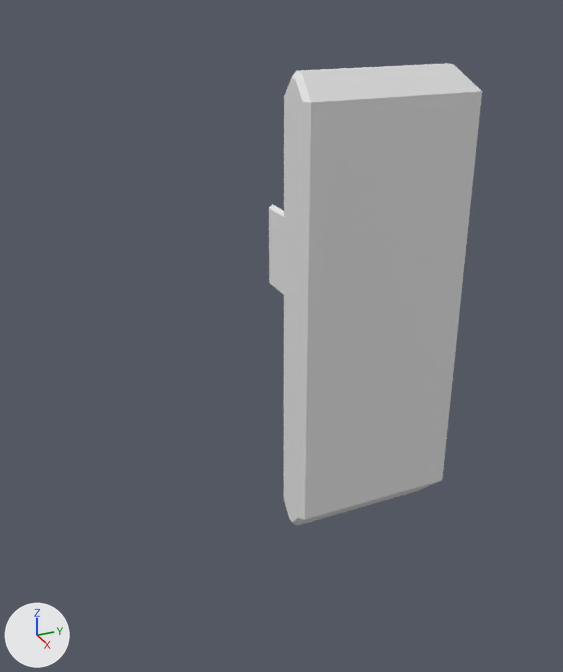
An edit to the Blender file Assets/Scenes/Elevator.blend, drawn before and after from the same camera.
The view is the same before and after, from a camera (50 mm lens) standing at (4.42, -1.48, 2.68) and looking at (0.61, 0.23, 0.78). Every picture has the same lights, and +X, +Y and +Z are marked at lower left. The older version comes first.

Objects in the first picture: 'Button Pannel', 'Door'.
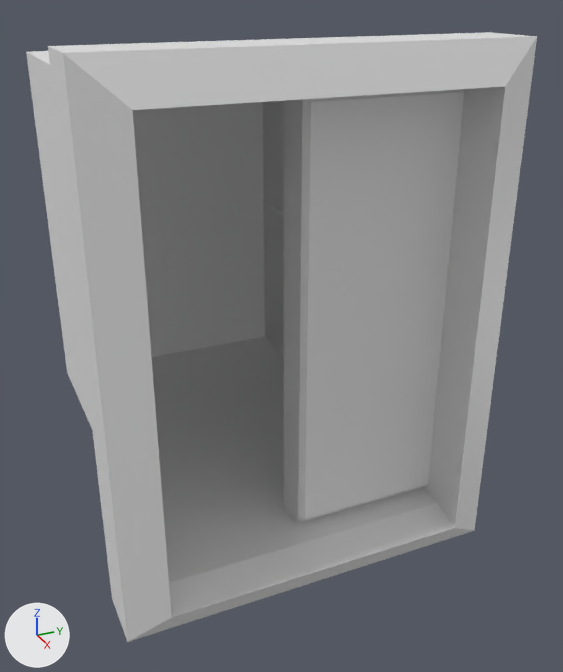
Changed parts and their boxes [x1, y1, x2, y2] in the pictures (563 x 672 px):
'Interior', shown
    after: [26, 32, 537, 642]

What the commit changed:
Object 'Interior' (ob_interior) is now shown.
